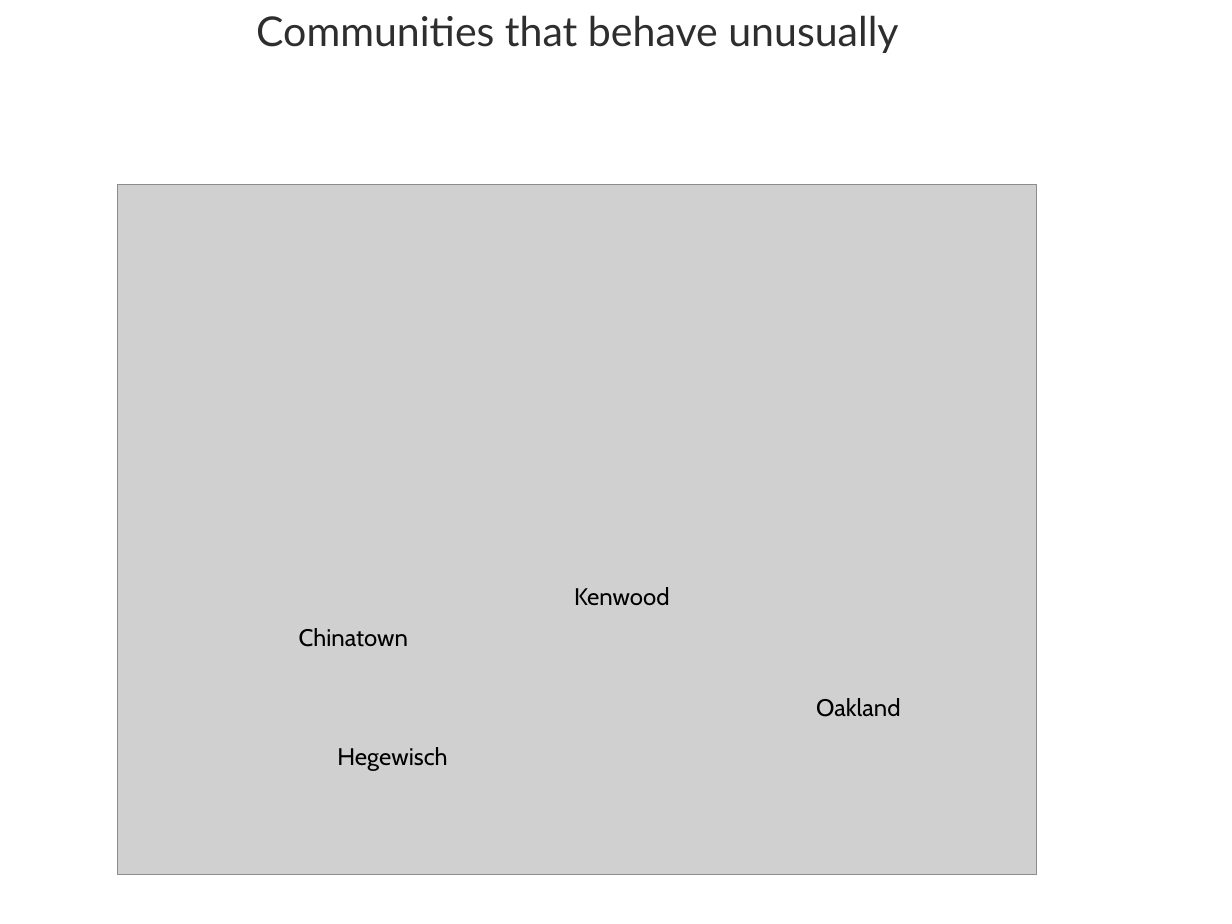
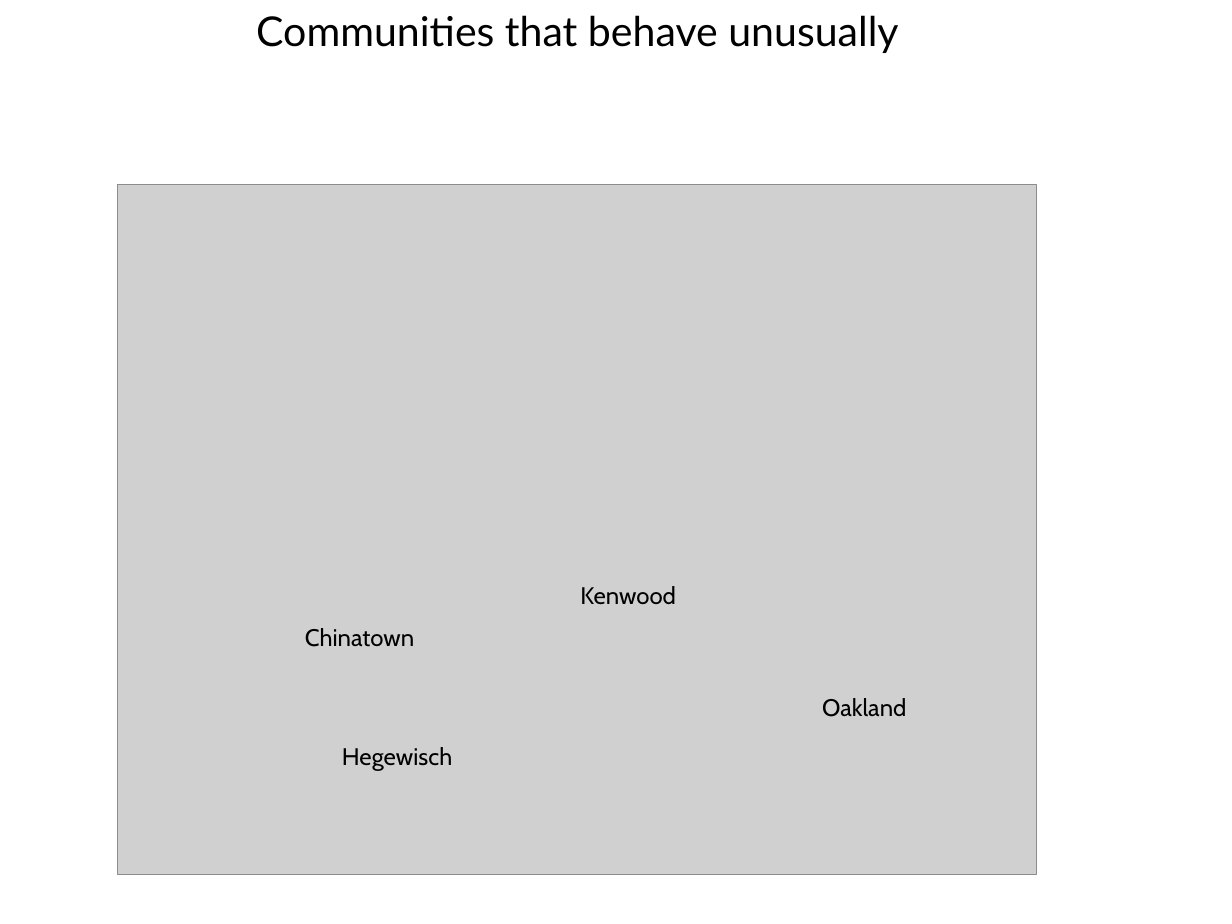
Before and after one commit to dssg/land-bank, a slide deck: slide 16 of Thursday_Presentation.pptx. Drawn at 1232x924 pixels with LibreOffice and Linux fonts; fonts in the diff are those of the drawing; grey boxes stand for pictures. Boxes give left, top, right and bottom in pixels: in the first picture for what was removed or moved away, otherwise in the second. Text is boxed around its words. In the diff, an @@ line names an element or a change of style, - is before the commit and + after.

```diff
--- a/Thursday_Presentation.pptx
+++ b/Thursday_Presentation.pptx
@@ text "Communities that behave unusually" at (x1=256, y1=15, x2=898, y2=53): text colour #000000 at 82% opacity to #000000 @@
@@ text "Kenwood" moved from (x1=574, y1=587, x2=670, y2=605) to (x1=580, y1=586, x2=676, y2=604) @@
@@ text "Chinatown" moved from (x1=299, y1=628, x2=408, y2=647) to (x1=305, y1=628, x2=414, y2=647) @@
@@ text "Oakland" moved from (x1=816, y1=698, x2=900, y2=717) to (x1=822, y1=698, x2=906, y2=717) @@
@@ text "Hegewisch" moved from (x1=337, y1=747, x2=447, y2=771) to (x1=342, y1=747, x2=452, y2=771) @@
```
Also in this commit, not shown: 22 other slides changed, 1 other file.
